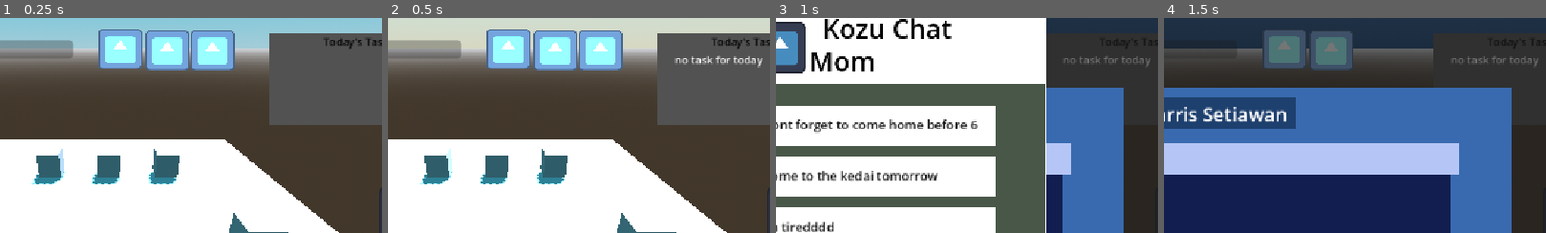
Above: before the commit, frames 1-4 (left to right).
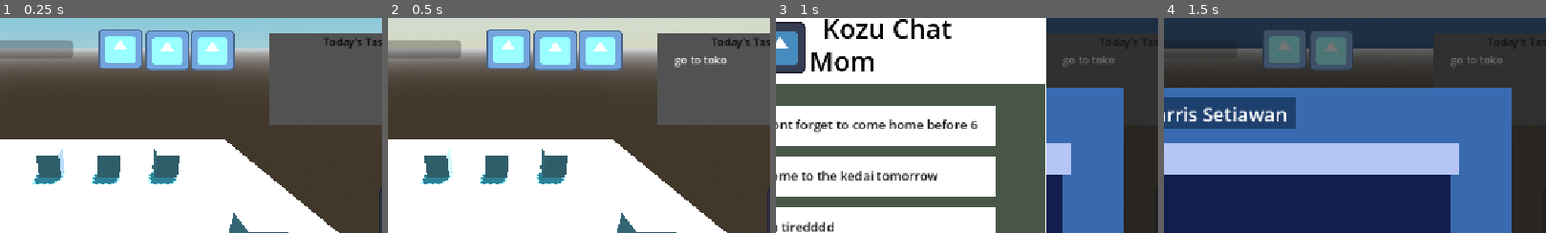
Above: after the commit, the same moments.

Repository: KOZU19/HARRUS
Game: Godot game, scene res://scenes/world.tscn
The game is run twice, just before and just after one commit, with the same random seed, the same clock (stepped at 60 frames per second) and the same inputs. The project has no main scene, so this scene is started directly. The engine's default icon, where the game draws it, is replaced by a stand-in: a white triangle on a blue panel in a dark square.
Inputs (mouse positions are % of the whole screen's width and height, from its top left):
- Up to frame 1 (0.25 s): no input
- Up to frame 2 (0.5 s): no input
- Up to frame 3 (1 s): tap P (phone) at 0.5 s; move the mouse to (72, 45) at 0.52 s; hold D (right) from 0.53 s (still down); tap H (harrus) at 0.6 s; click (72, 45) at 0.67 s; tap Space (jump) at 0.77 s
- Up to frame 4 (1.5 s): release D (right) at 1.25 s; tap P (phone) at 1.25 s; drag from (30, 55) to (45, 70) at 1.27 s
The pictures show only the part of the screen within x 35-85%, y 0-50%; the shares and areas given below are measured in that part.

Frame 1 is identical in both runs. In frame 2, 0.5% of the frame differs, in the area x 75-98%, y 17-24%; in frame 3, 0.2%; in frame 4, 0.2%.

Commit message:
doc mechanic

Diff:
--- /dev/null
+++ b/scenes/beli_mini_game.gd
@@ -0,0 +1,33 @@
+extends Node2D
+var trust = Global.trusts
+
+
+# Called when the node enters the scene tree for the first time.
+func _ready() -> void:
+	pass # Replace with function body.
+
+
+# Called every frame. 'delta' is the elapsed time since the previous frame.
+func _process(delta: float) -> void:
+	pass
+
+
+func _on_button_1_pressed() -> void:
+	print("aaaaaa")
+
+
+func _on_button_2_pressed() -> void:
+	print("aaaaa")
+
+
+func _on_button_3_pressed() -> void:
+	$Node.complete_task("go to toko")
+	get_tree().change_scene_to_file("res://scenes/world.tscn")
+
+
+func _on_button_4_pressed() -> void:
+	print("aaaa")
+
+func _on_button_5_pressed() -> void:
+	print("aaaa")
+	#get_tree().change_scene_to_file("res://scenes/world.tscn")
--- /dev/null
+++ b/scenes/card_drop_data.gd
@@ -0,0 +1,9 @@
+# in a card's _drop_data
+
+
+
+func _drop_data(_pos, data):
+	var from = data              # the dragged card
+	var parent = get_parent()
+	var my_idx = get_index()
+	parent.move_child(from, my_idx)   # shifts the others automatically
--- /dev/null
+++ b/scenes/drop_panel.gd
@@ -0,0 +1,8 @@
+#
+#signal dropped(item_id)
+#
+#func _can_drop_data(_pos, data):
+	#return data is int
+#
+#func _drop_data(_pos, data):
+	#dropped.emit(data)
--- /dev/null
+++ b/scenes/drop_zone.gd
@@ -0,0 +1,3 @@
+extends ColorRect
+var is_filled:= false
+var current_item: ColorRect = null
--- a/scenes/laptop.tscn
+++ b/scenes/laptop.tscn
@@ -14,3 +14,13 @@
 offset_top = 52.0
 offset_right = 1008.0
 offset_bottom = 573.0
+
+[node name="Label" type="Label" parent="ColorRect" unique_id=606430238]
+layout_mode = 0
+offset_left = 128.0
+offset_top = 55.0
+offset_right = 700.0
+offset_bottom = 118.0
+theme_override_colors/font_color = Color(0, 0, 0, 1)
+theme_override_font_sizes/font_size = 45
+text = "Let's Continue the Project!"
--- /dev/null
+++ b/scenes/panel_1.gd
@@ -0,0 +1,45 @@
+extends ColorRect
+var dragging := false
+var drag_offset := Vector2.ZERO
+var og_pos := Vector2.ZERO
+@export var drop_target : ColorRect
+var current_drop_zoone : ColorRect = null
+func _gui_input(event):
+	if event is InputEventMouseButton:
+		if event.button_index == MOUSE_BUTTON_LEFT:
+			if event.pressed:
+				dragging = true
+				if current_drop_zoone == null:
+					og_pos = global_position
+				drag_offset = global_position-get_global_mouse_position()
+			else:
+				finish_drag()
+				check_drop()
+func _process(_delta):
+	if dragging:
+		global_position=get_global_mouse_position() + drag_offset
+func finish_drag()-> void:
+	dragging =false
+func check_drop() -> void:
+	var mouse_position:= get_global_mouse_position()
+	if drop_target.get_global_rect().has_point(mouse_position):
+		if current_drop_zoone != null:
+			current_drop_zoone.is_filled = false
+			current_drop_zoone.current_item= null
+			current_drop_zoone = null
+		if drop_target.is_filled:
+			global_position = og_pos
+			return
+
+
+		global_position= drop_target.global_position
+		drop_target.is_filled = true
+		current_drop_zoone = drop_target
+		drop_target.current_item = self
+	else:
+		if current_drop_zoone != null:
+			current_drop_zoone.is_filled = false
+			current_drop_zoone.current_item = null
+			current_drop_zoone = null
+
+		global_position = og_pos
--- /dev/null
+++ b/scenes/planning.gd
@@ -0,0 +1,25 @@
+# game1.gd
+extends Control
+@onready var progress_bar: ProgressBar = $ProgressBar
+@onready var drop_zone: ColorRect = $Set1/DropZone
+@onready var drop_zone_2: ColorRect = $Set2/DropZone2
+@onready var drop_zone_3: ColorRect = $Set3/DropZone3
+@onready var drop_zone_4: ColorRect = $Set4/DropZone4
+@onready var drop_zone_5: ColorRect = $Set5/DropZone5
+func _process(delta: float) -> void:
+	update_progress()
+func update_progress() -> void:
+	var completed := 0
+	var total := 5
+	if drop_zone.is_filled:
+		completed += 1
+	if drop_zone_2.is_filled:
+		completed += 1
+	if drop_zone_3.is_filled:
+		completed += 1
+	if drop_zone_4.is_filled:
+		completed += 1
+	if drop_zone_5.is_filled:
+		completed += 1
+	var percentage := float(completed) / float(total) * 100
+	progress_bar.value = percentage
--- /dev/null
+++ b/scenes/planning.tscn
@@ -0,0 +1,412 @@
+[gd_scene format=3 uid="uid://dd3oapq2a0usb"]
+
+[ext_resource type="Script" uid="uid://bcxogft0ns6yt" path="res://scenes/planning.gd" id="1_7mtxr"]
+[ext_resource type="Script" uid="uid://b2p8o05aqbkrj" path="res://scenes/panel_1.gd" id="2_lv8cm"]
+[ext_resource type="Script" uid="uid://d200uks56sq4x" path="res://scenes/drop_zone.gd" id="2_m4ons"]
+
+[node name="Planning" type="Control" unique_id=916302490]
+layout_mode = 3
+anchors_preset = 0
+offset_left = 113.0
+offset_top = 64.0
+offset_right = 113.0
+offset_bottom = 64.0
+script = ExtResource("1_7mtxr")
+
+[node name="Aldo" type="ColorRect" parent="." unique_id=35690331]
+layout_mode = 0
+offset_left = 15.0
+offset_top = 17.0
+offset_right = 151.0
+offset_bottom = 139.0
+color = Color(0.5002361, 0.6702313, 0.7873793, 1)
+
+[node name="ColorRect" type="ColorRect" parent="." unique_id=194560866]
+layout_mode = 0
+offset_left = 268.0
+offset_top = 2.0
+offset_right = 691.0
+offset_bottom = 649.0
+
+[node name="Set1" type="Control" parent="." unique_id=1959139371]
+anchors_preset = 0
+offset_right = 40.0
+offset_bottom = 40.0
+
+[node name="Label" type="Label" parent="Set1" unique_id=1544778631]
+modulate = Color(0.0035191667, 0.0035191681, 0.0035191672, 1)
+layout_mode = 0
+offset_left = 291.0
+offset_top = 25.0
+offset_right = 617.0
+offset_bottom = 133.0
+theme_override_font_sizes/font_size = 40
+text = "Judul = "
+
+[node name="Label2" type="Label" parent="Set1" unique_id=577568754]
+modulate = Color(0.0035191667, 0.0035191681, 0.0035191672, 1)
+layout_mode = 0
+offset_left = 757.0
+offset_top = -4.0
+offset_right = 1083.0
+offset_bottom = 104.0
+theme_override_font_sizes/font_size = 27
+text = "Soal 1"
+
+[node name="Label3" type="Label" parent="Set1" unique_id=517268735]
+modulate = Color(0.0035191667, 0.0035191681, 0.0035191672, 1)
+layout_mode = 0
+offset_left = 760.0
+offset_top = 175.0
+offset_right = 1086.0
+offset_bottom = 283.0
+theme_override_font_sizes/font_size = 27
+text = "Soal 2"
+
+[node name="Label4" type="Label" parent="Set1" unique_id=731190473]
+modulate = Color(0.0035191667, 0.0035191681, 0.0035191672, 1)
+layout_mode = 0
+offset_left = 761.0
+offset_top = 369.0
+offset_right = 1087.0
+offset_bottom = 477.0
+theme_override_font_sizes/font_size = 27
+text = "Soal 3"
+
+[node name="Label5" type="Label" parent="Set1" unique_id=1840322078]
+modulate = Color(0.0035191667, 0.0035191681, 0.0035191672, 1)
+layout_mode = 0
+offset_left = -117.0
+offset_top = 143.0
+offset_right = 209.0
+offset_bottom = 251.0
+theme_override_font_sizes/font_size = 27
+text = "Soal 4"
+
+[node name="Label6" type="Label" parent="Set1" unique_id=969355680]
+modulate = Color(0.0035191667, 0.0035191681, 0.0035191672, 1)
+layout_mode = 0
+offset_left = -113.0
+offset_top = 353.0
+offset_right = 213.0
+offset_bottom = 461.0
+theme_override_font_sizes/font_size = 27
+text = "Soal 5"
+
+[node name="DropZone" type="ColorRect" parent="Set1" unique_id=1075059378]
+layout_mode = 0
+offset_left = 443.0
+offset_top = 20.0
+offset_right = 602.0
+offset_bottom = 78.0
+color = Color(0.373242, 0.67093664, 0.8643722, 1)
+script = ExtResource("2_m4ons")
+
+[node name="Draggable" type="ColorRect" parent="Set1" unique_id=948420061 node_paths=PackedStringArray("drop_target")]
+layout_mode = 0
+offset_left = 754.0
+offset_top = 31.0
+offset_right = 896.0
+offset_bottom = 87.0
+color = Color(0.373242, 0.67093664, 0.8643722, 1)
+script = ExtResource("2_lv8cm")
+drop_target = NodePath("../DropZone")
+
+[node name="Draggable2" type="ColorRect" parent="Set1" unique_id=398970199 node_paths=PackedStringArray("drop_target")]
+layout_mode = 0
+offset_left = 939.0
+offset_top = 27.0
+offset_right = 1081.0
+offset_bottom = 83.0
+color = Color(1, 0.2986817, 0.83350915, 1)
+script = ExtResource("2_lv8cm")
+drop_target = NodePath("../DropZone")
+
+[node name="Draggable3" type="ColorRect" parent="Set1" unique_id=652011273 node_paths=PackedStringArray("drop_target")]
+layout_mode = 0
+offset_left = 757.0
+offset_top = 118.0
+offset_right = 899.0
+offset_bottom = 174.0
+color = Color(0.9113616, 0.5054177, 0.4184676, 1)
+script = ExtResource("2_lv8cm")
+drop_target = NodePath("../DropZone")
+
+[node name="Draggable4" type="ColorRect" parent="Set1" unique_id=1527228917 node_paths=PackedStringArray("drop_target")]
+layout_mode = 0
+offset_left = 936.0
+offset_top = 116.0
+offset_right = 1078.0
+offset_bottom = 172.0
+color = Color(0.8252012, 0.5017828, 0.7961859, 1)
+script = ExtResource("2_lv8cm")
+drop_target = NodePath("../DropZone")
+
+[node name="Set2" type="Control" parent="." unique_id=825449989]
+anchors_preset = 0
+offset_left = 3.0
+offset_top = 6.0
+offset_right = 43.0
+offset_bottom = 46.0
+
+[node name="DropZone2" type="ColorRect" parent="Set2" unique_id=1371678275]
+layout_mode = 0
+offset_left = 445.0
+offset_top = 93.0
+offset_right = 604.0
+offset_bottom = 151.0
+color = Color(0.373242, 0.67093664, 0.8643722, 1)
+script = ExtResource("2_m4ons")
+
+[node name="Draggable5" type="ColorRect" parent="Set2" unique_id=52303601 node_paths=PackedStringArray("drop_target")]
+layout_mode = 0
+offset_left = 755.0
+offset_top = 200.0
+offset_right = 897.0
+offset_bottom = 256.0
+color = Color(0.373242, 0.67093664, 0.8643722, 1)
+script = ExtResource("2_lv8cm")
+drop_target = NodePath("../DropZone2")
+
+[node name="Draggable6" type="ColorRect" parent="Set2" unique_id=2026404102 node_paths=PackedStringArray("drop_target")]
+layout_mode = 0
+offset_left = 940.0
+offset_top = 196.0
+offset_right = 1082.0
+offset_bottom = 252.0
+color = Color(0.373242, 0.67093664, 0.8643722, 1)
+script = ExtResource("2_lv8cm")
+drop_target = NodePath("../DropZone2")
+
+[node name="Draggable7" type="ColorRect" parent="Set2" unique_id=1567003017 node_paths=PackedStringArray("drop_target")]
+layout_mode = 0
+offset_left = 758.0
+offset_top = 287.0
+offset_right = 900.0
+offset_bottom = 343.0
+color = Color(0.373242, 0.67093664, 0.8643722, 1)
+script = ExtResource("2_lv8cm")
+drop_target = NodePath("../DropZone2")
+
+[node name="Draggable8" type="ColorRect" parent="Set2" unique_id=1969850161 node_paths=PackedStringArray("drop_target")]
+layout_mode = 0
+offset_left = 937.0
+offset_top = 285.0
+offset_right = 1079.0
+offset_bottom = 341.0
+color = Color(0.373242, 0.67093664, 0.8643722, 1)
+script = ExtResource("2_lv8cm")
+drop_target = NodePath("../DropZone2")
+
+[node name="Label2" type="Label" parent="Set2" unique_id=823852864]
+modulate = Color(0.0035191667, 0.0035191681, 0.0035191672, 1)
+layout_mode = 0
+offset_left = 286.0
+offset_top = 99.0
+offset_right = 612.0
+offset_bottom = 207.0
+theme_override_font_sizes/font_size = 40
+text = "Judul = "
+
+[node name="Set3" type="Control" parent="." unique_id=145039809]
+anchors_preset = 0
+offset_left = 3.0
+offset_top = 90.0
+offset_right = 43.0
+offset_bottom = 130.0
+
+[node name="DropZone3" type="ColorRect" parent="Set3" unique_id=832134107]
+layout_mode = 0
+offset_left = 445.0
+offset_top = 93.0
+offset_right = 604.0
+offset_bottom = 151.0
+color = Color(0.373242, 0.67093664, 0.8643722, 1)
+script = ExtResource("2_m4ons")
+
+[node name="Draggable5" type="ColorRect" parent="Set3" unique_id=937853363 node_paths=PackedStringArray("drop_target")]
+layout_mode = 0
+offset_left = 761.0
+offset_top = 313.0
+offset_right = 903.0
+offset_bottom = 369.0
+color = Color(0.373242, 0.67093664, 0.8643722, 1)
+script = ExtResource("2_lv8cm")
+drop_target = NodePath("../DropZone3")
+
+[node name="Draggable6" type="ColorRect" parent="Set3" unique_id=1829157043 node_paths=PackedStringArray("drop_target")]
+layout_mode = 0
+offset_left = 946.0
+offset_top = 309.0
+offset_right = 1088.0
+offset_bottom = 365.0
+color = Color(0.373242, 0.67093664, 0.8643722, 1)
+script = ExtResource("2_lv8cm")
+drop_target = NodePath("../DropZone3")
+
+[node name="Draggable7" type="ColorRect" parent="Set3" unique_id=1901786599 node_paths=PackedStringArray("drop_target")]
+layout_mode = 0
+offset_left = 764.0
+offset_top = 400.0
+offset_right = 906.0
+offset_bottom = 456.0
+color = Color(0.373242, 0.67093664, 0.8643722, 1)
+script = ExtResource("2_lv8cm")
+drop_target = NodePath("../DropZone3")
+
+[node name="Draggable8" type="ColorRect" parent="Set3" unique_id=217509825 node_paths=PackedStringArray("drop_target")]
+layout_mode = 0
+offset_left = 943.0
+offset_top = 398.0
+offset_right = 1085.0
+offset_bottom = 454.0
+color = Color(0.373242, 0.67093664, 0.8643722, 1)
+script = ExtResource("2_lv8cm")
+drop_target = NodePath("../DropZone3")
+
+[node name="Label2" type="Label" parent="Set3" unique_id=488258516]
+modulate = Color(0.0035191667, 0.0035191681, 0.0035191672, 1)
+layout_mode = 0
+offset_left = 286.0
+offset_top = 99.0
+offset_right = 612.0
+offset_bottom = 207.0
+theme_override_font_sizes/font_size = 40
+text = "Judul = "
+
+[node name="Set4" type="Control" parent="." unique_id=1618937265]
+anchors_preset = 0
+offset_top = 175.0
+offset_right = 40.0
+offset_bottom = 215.0
+
+[node name="DropZone4" type="ColorRect" parent="Set4" unique_id=1333652089]
+layout_mode = 0
+offset_left = 445.0
+offset_top = 93.0
+offset_right = 604.0
+offset_bottom = 151.0
+color = Color(0.373242, 0.67093664, 0.8643722, 1)
+script = ExtResource("2_m4ons")
+
+[node name="Draggable5" type="ColorRect" parent="Set4" unique_id=678706363 node_paths=PackedStringArray("drop_target")]
+layout_mode = 0
+offset_left = -119.0
+offset_top = 20.0
+offset_right = 23.0
+offset_bottom = 76.0
+color = Color(0.373242, 0.67093664, 0.8643722, 1)
+script = ExtResource("2_lv8cm")
+drop_target = NodePath("../DropZone4")
+
+[node name="Draggable6" type="ColorRect" parent="Set4" unique_id=1033782095 node_paths=PackedStringArray("drop_target")]
+layout_mode = 0
+offset_left = 66.0
+offset_top = 16.0
+offset_right = 208.0
+offset_bottom = 72.0
+color = Color(0.373242, 0.67093664, 0.8643722, 1)
+script = ExtResource("2_lv8cm")
+drop_target = NodePath("../DropZone4")
+
+[node name="Draggable7" type="ColorRect" parent="Set4" unique_id=1493440032 node_paths=PackedStringArray("drop_target")]
+layout_mode = 0
+offset_left = -116.0
+offset_top = 107.0
+offset_right = 26.0
+offset_bottom = 163.0
+color = Color(0.373242, 0.67093664, 0.8643722, 1)
+script = ExtResource("2_lv8cm")
+drop_target = NodePath("../DropZone4")
+
+[node name="Draggable8" type="ColorRect" parent="Set4" unique_id=1693107345 node_paths=PackedStringArray("drop_target")]
+layout_mode = 0
+offset_left = 63.0
+offset_top = 105.0
+offset_right = 205.0
+offset_bottom = 161.0
+color = Color(0.373242, 0.67093664, 0.8643722, 1)
+script = ExtResource("2_lv8cm")
+drop_target = NodePath("../DropZone4")
+
+[node name="Label2" type="Label" parent="Set4" unique_id=1758122631]
+modulate = Color(0.0035191667, 0.0035191681, 0.0035191672, 1)
+layout_mode = 0
+offset_left = 286.0
+offset_top = 99.0
+offset_right = 612.0
+offset_bottom = 207.0
+theme_override_font_sizes/font_size = 40
+text = "Judul = "
+
+[node name="Set5" type="Control" parent="." unique_id=1295110517]
+anchors_preset = 0
+offset_top = 269.0
+offset_right = 40.0
+offset_bottom = 309.0
+
+[node name="DropZone5" type="ColorRect" parent="Set5" unique_id=1689498367]
+layout_mode = 0
+offset_left = 445.0
+offset_top = 93.0
+offset_right = 604.0
+offset_bottom = 151.0
+color = Color(0.373242, 0.67093664, 0.8643722, 1)
+script = ExtResource("2_m4ons")
+
+[node name="Draggable5" type="ColorRect" parent="Set5" unique_id=1439896808 node_paths=PackedStringArray("drop_target")]
+layout_mode = 0
+offset_left = -114.0
+offset_top = 135.0
+offset_right = 28.0
+offset_bottom = 191.0
+color = Color(0.373242, 0.67093664, 0.8643722, 1)
+script = ExtResource("2_lv8cm")
+drop_target = NodePath("../DropZone5")
+
+[node name="Draggable6" type="ColorRect" parent="Set5" unique_id=577355658 node_paths=PackedStringArray("drop_target")]
+layout_mode = 0
+offset_left = 71.0
+offset_top = 131.0
+offset_right = 213.0
+offset_bottom = 187.0
+color = Color(0.373242, 0.67093664, 0.8643722, 1)
+script = ExtResource("2_lv8cm")
+drop_target = NodePath("../DropZone5")
+
+[node name="Draggable7" type="ColorRect" parent="Set5" unique_id=1141301845 node_paths=PackedStringArray("drop_target")]
+layout_mode = 0
+offset_left = -111.0
+offset_top = 222.0
+offset_right = 31.0
+offset_bottom = 278.0
+color = Color(0.373242, 0.67093664, 0.8643722, 1)
+script = ExtResource("2_lv8cm")
+drop_target = NodePath("../DropZone5")
+
+[node name="Draggable8" type="ColorRect" parent="Set5" unique_id=990346754 node_paths=PackedStringArray("drop_target")]
+layout_mode = 0
+offset_left = 68.0
+offset_top = 220.0
+offset_right = 210.0
+offset_bottom = 276.0
+color = Color(0.373242, 0.67093664, 0.8643722, 1)
+script = ExtResource("2_lv8cm")
+drop_target = NodePath("../DropZone5")
+
+[node name="Label2" type="Label" parent="Set5" unique_id=1277804385]
+modulate = Color(0.0035191667, 0.0035191681, 0.0035191672, 1)
+layout_mode = 0
+offset_left = 286.0
+offset_top = 99.0
+offset_right = 612.0
+offset_bottom = 207.0
+theme_override_font_sizes/font_size = 40
+text = "Judul = "
+
+[node name="ProgressBar" type="ProgressBar" parent="." unique_id=29668590]
+layout_mode = 0
+offset_left = -4.0
+offset_top = -46.0
+offset_right = 804.0
+offset_bottom = -19.0
--- /dev/null
+++ b/scenes/storyboard.tscn
@@ -0,0 +1,14 @@
+[gd_scene format=3 uid="uid://de2487qv5u5a6"]
+
+[ext_resource type="Script" uid="uid://bx8ves1lec0t2" path="res://scenes/card_drop_data.gd" id="1_ue5hb"]
+
+[node name="Node2D" type="Node2D" unique_id=625951376]
+
+[node name="HBoxContainer" type="HBoxContainer" parent="." unique_id=903849620]
+offset_left = 162.0
+offset_top = 219.0
+offset_right = 894.0
+offset_bottom = 468.0
+size_flags_horizontal = 3
+size_flags_vertical = 3
+script = ExtResource("1_ue5hb")
--- /dev/null
+++ b/scenes/toko_pasar_base.tscn
@@ -0,0 +1,80 @@
+[gd_scene format=3 uid="uid://dvtx8asfbek1y"]
+
+[ext_resource type="Texture2D" uid="uid://cqmx707u8r2xb" path="res://icon.svg" id="1_cyuof"]
+[ext_resource type="Script" uid="uid://mfeuahj2leck" path="res://scenes/beli_mini_game.gd" id="1_pmg3b"]
+[ext_resource type="PackedScene" uid="uid://bevyqinugkp8y" path="res://scenes/UI.tscn" id="3_3k2b0"]
+
+[node name="Node2D" type="Node2D" unique_id=2108477833]
+script = ExtResource("1_pmg3b")
+
+[node name="ColorRect" type="ColorRect" parent="." unique_id=286680293]
+offset_right = 1155.0
+offset_bottom = 649.0
+color = Color(0.7774023, 0.662592, 0.7051924, 1)
+
+[node name="Sprite2D" type="Sprite2D" parent="." unique_id=761405576]
+position = Vector2(156, 277)
+texture = ExtResource("1_cyuof")
+
+[node name="Sprite2D2" type="Sprite2D" parent="." unique_id=601371034]
+position = Vector2(352, 276)
+texture = ExtResource("1_cyuof")
+
+[node name="Sprite2D3" type="Sprite2D" parent="." unique_id=37213612]
+position = Vector2(527, 276)
+texture = ExtResource("1_cyuof")
+
+[node name="Sprite2D4" type="Sprite2D" parent="." unique_id=573057603]
+position = Vector2(702, 275)
+texture = ExtResource("1_cyuof")
+
+[node name="Sprite2D5" type="Sprite2D" parent="." unique_id=226273491]
+position = Vector2(879, 269)
+texture = ExtResource("1_cyuof")
+
+[node name="Button1" type="Button" parent="." unique_id=1596266805]
+offset_left = 94.0
+offset_top = 357.0
+offset_right = 213.0
+offset_bottom = 406.0
+text = "Buy"
+
+[node name="Button2" type="Button" parent="." unique_id=961759015]
+offset_left = 290.0
+offset_top = 361.0
+offset_right = 409.0
+offset_bottom = 410.0
+text = "Buy"
+
+[node name="Button3" type="Button" parent="." unique_id=929357205]
+offset_left = 470.0
+offset_top = 359.0
+offset_right = 589.0
+offset_bottom = 408.0
+text = "Buy"
+
+[node name="Button4" type="Button" parent="." unique_id=1404941642]
+offset_left = 641.0
+offset_top = 360.0
+offset_right = 760.0
+offset_bottom = 409.0
+text = "Buy"
+
+[node name="Button5" type="Button" parent="." unique_id=691610324]
+offset_left = 828.0
+offset_top = 355.0
+offset_right = 947.0
+offset_bottom = 404.0
+text = "Buy"
+
+[node name="Node" parent="." unique_id=160053980 instance=ExtResource("3_3k2b0")]
+offset_left = 11.0
+offset_top = 5.0
+offset_right = 11.0
+offset_bottom = 5.0
+
+[connection signal="pressed" from="Button1" to="." method="_on_button_1_pressed"]
+[connection signal="pressed" from="Button2" to="." method="_on_button_2_pressed"]
+[connection signal="pressed" from="Button3" to="." method="_on_button_3_pressed"]
+[connection signal="pressed" from="Button4" to="." method="_on_button_4_pressed"]
+[connection signal="pressed" from="Button5" to="." method="_on_button_5_pressed"]
--- /dev/null
+++ b/scripts/minigame_base.gd
@@ -0,0 +1,32 @@
+# minigame_base.gd
+class_name MiniGameBase
+extends Control
+signal finished
+
+@export var data: MiniGameData
+@onready var dialogue = $DialogueBox   # your own box: label + character portrait
+var index := 0
+
+func _ready():
+	for line in data.intro_dialogue:
+		await dialogue.say(line)       # say() waits until the player taps
+	show_question()
+
+func show_question():
+	var q = data.questions[index]
+	await dialogue.say(q.prompt_dialogue)
+	setup_question(q)                  # each game overrides this
+
+func setup_question(q: QuestionData):
+	pass
+func submit_answer(is_correct: bool):
+	var q = data.questions[index]
+	if not is_correct:
+		await dialogue.say(q.wrong_dialogue)
+	else:
+		await dialogue.say(q.right_dialogue)
+	index += 1
+	if index >= data.questions.size():
+		finished.emit()                # your sim game listens to this
+	else:
+		show_question()
--- /dev/null
+++ b/scripts/minigame_data.gd
@@ -0,0 +1,6 @@
+# minigame_data.gd
+class_name MiniGameData
+extends Resource
+
+@export var intro_dialogue: Array[String]
+@export var questions: Array[QuestionData]
--- /dev/null
+++ b/scripts/question_data.gd
@@ -0,0 +1,9 @@
+
+class_name QuestionData
+extends Resource
+
+@export var prompt_dialogue: String
+@export var items: Array[Texture2D]
+@export var correct_answer: Array[int]
+@export var wrong_dialogue: String
+@export var right_dialogue: String
--- a/scripts/ui.gd
+++ b/scripts/ui.gd
@@ -18,11 +18,12 @@
 @onready var icon_3: Node2D = $"Trust Mechanic/icon3"
 var tasks : Array[String] = []
 var triggered_notif: Array[int] = []
+var completed_tasks: Array[String] = []
 var notifs = [
 	{"day": 1,
 	"hour":12,
 	"text": "mom sent u a message",
-	"task": "go to kedai"},
+	"task": "go to toko"},
 	{"day": 4,
 	"hour":12,
 	"text": "mom sent u a message",
@@ -88,7 +89,7 @@
 	await get_tree().create_timer(1.0).timeout
 	$NotificationPanel.visible = false
 func add_task(task_text: String) -> void:
-
+	tasks.append(task_text)
 	update_task_list()
 func update_task_list() -> void:
 	for child in v_box_container.get_children():
@@ -104,3 +105,9 @@
 		var task_label:= Label.new()
 		task_label.text = task_text
 		v_box_container.add_child(task_label)
+
+func complete_task(task_text: String) -> void:
+	if tasks.has(task_text):
+		tasks.erase(task_text)
+		completed_tasks.append(task_text)
+		update_task_list()
Not shown, added: scenes/beli_mini_game.gd.uid
Not shown, added: scenes/card_drop_data.gd.uid
Not shown, added: scenes/drop_panel.gd.uid
Not shown, added: scenes/drop_zone.gd.uid
Not shown, added: scenes/panel_1.gd.uid
Not shown, added: scenes/planning.gd.uid
Not shown, added: scripts/minigame_base.gd.uid
Not shown, added: scripts/minigame_data.gd.uid
Not shown, added: scripts/question_data.gd.uid
